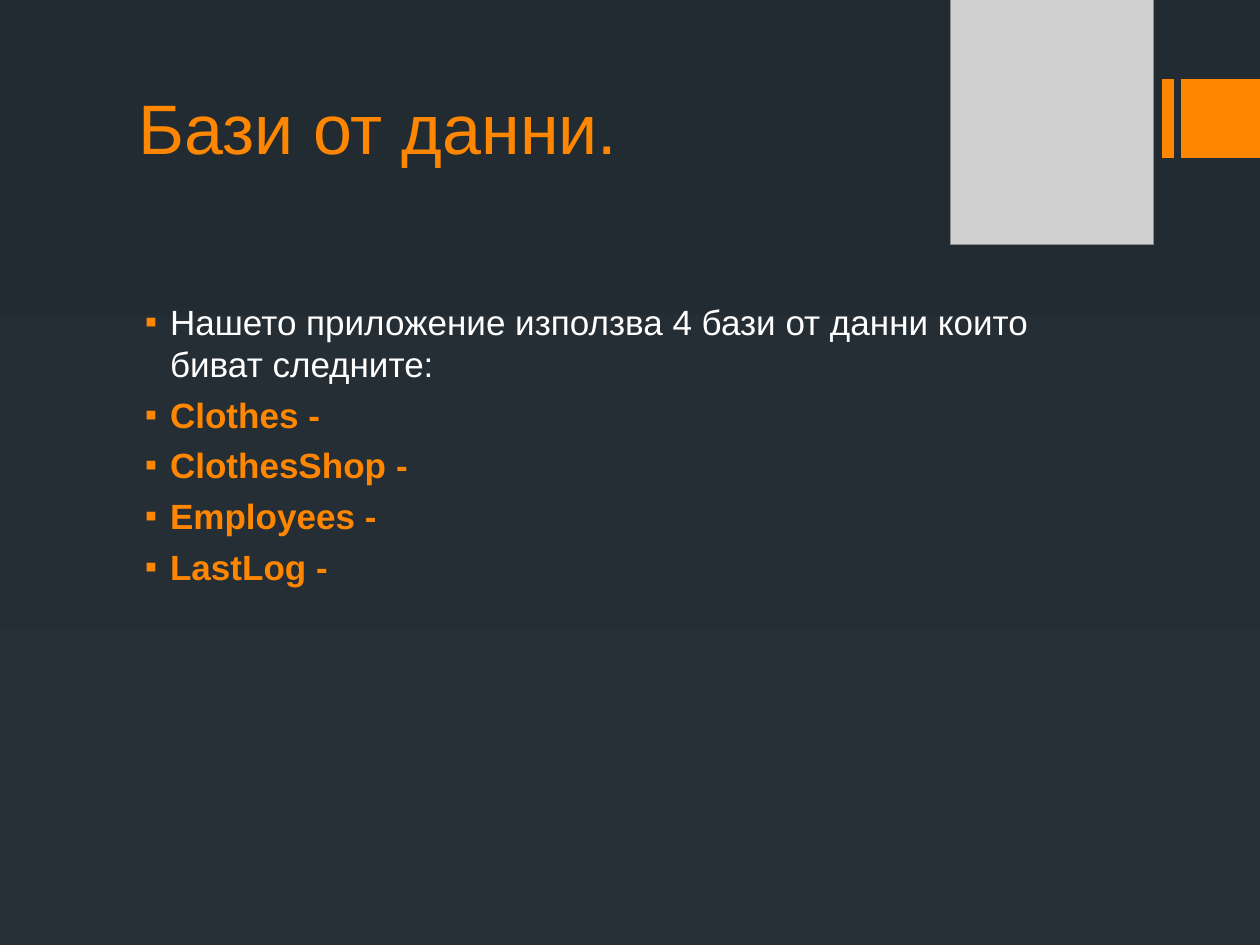
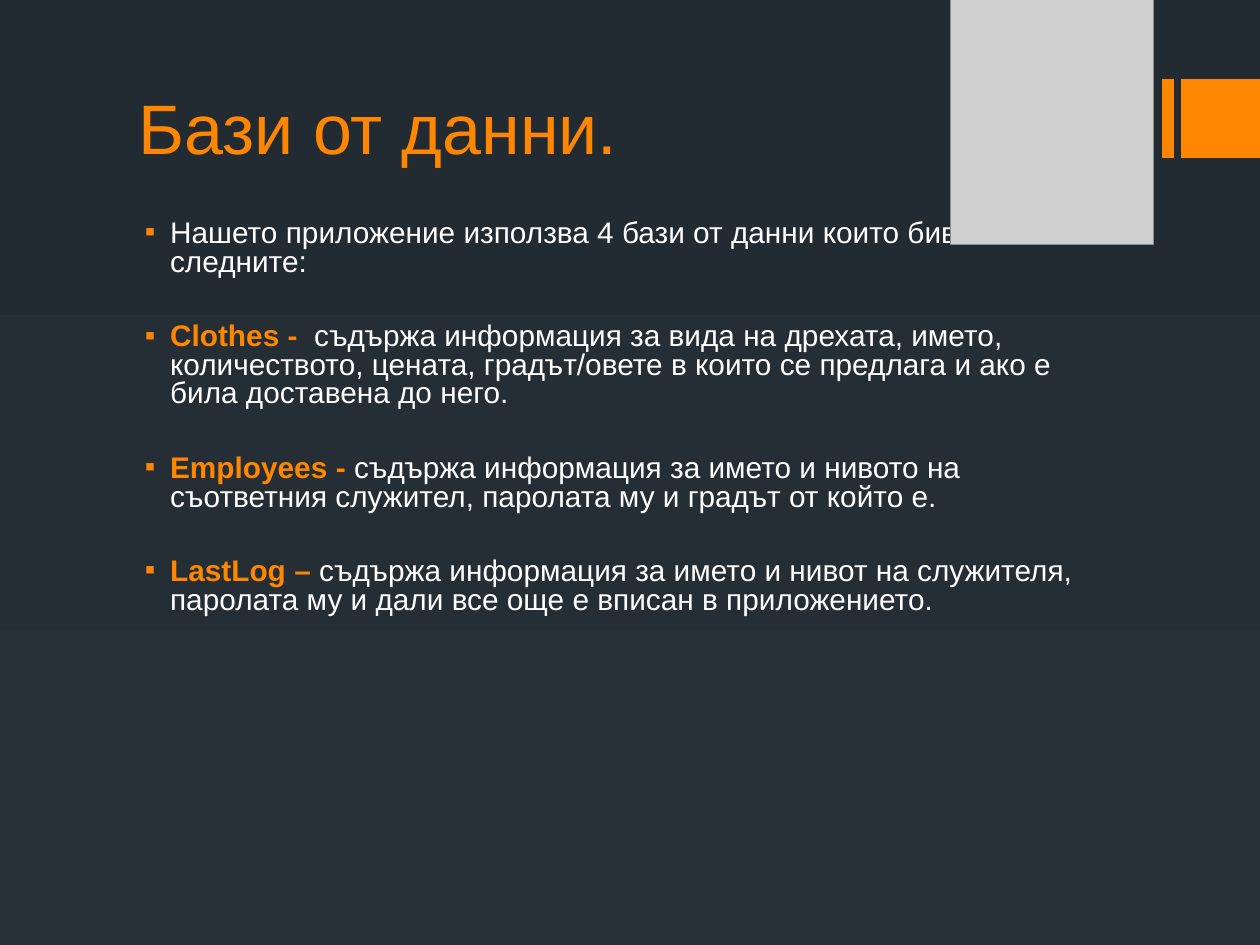
Before and after one commit to MiroslavVelikov/Clothes-Shop-Management-System, a slide deck: slide 6 of MIT presentation.odp. Drawn at 1260x945 pixels with LibreOffice and Linux fonts; fonts in the diff are those of the drawing; grey boxes stand for pictures. Boxes give left, top, right and bottom in pixels: in the first picture for what was removed or moved away, otherwise in the second. Text is boxed around its words. In the diff, an @@ line names an element or a change of style, - is before the commit and + after.

```diff
--- a/MIT presentation.odp
+++ b/MIT presentation.odp
@@ text "Нашето приложение използва 4 бази ...": place and size @@
-text "Нашето приложение използва 4 бази ..." at box(170, 309, 1028, 587)
+text "Нашето приложение използва 4 бази ..." at box(170, 220, 1072, 615)
@@ text at box(170, 220, 986, 277): size 20 to 17 pt in "Нашето приложение използва 4 бази от данни ..."; line spacing 1 to 0.8 @@
@@ text at box(170, 324, 1072, 615): text changed; size 20 to 17 pt; text colour #FF8600 to #FFFFFF; bold off @@
-▪ Clothes -
-▪ ClothesShop -
-▪ Employees -
-▪ LastLog -
+▪ Clothes - съдържа информация за вида на дрехата, името, количеството, цената, градът/овете в които се предлага и ако е била доставена до него.
+▪ Employees - съдържа информация за името и нивото на съответния служител, паролата му и градът от който е.
+▪ LastLog – съдържа информация за името и нивот на служителя, паролата му и дали все още е вписан в приложението.
```
Also in this commit, not shown: 1 other slide changed.
